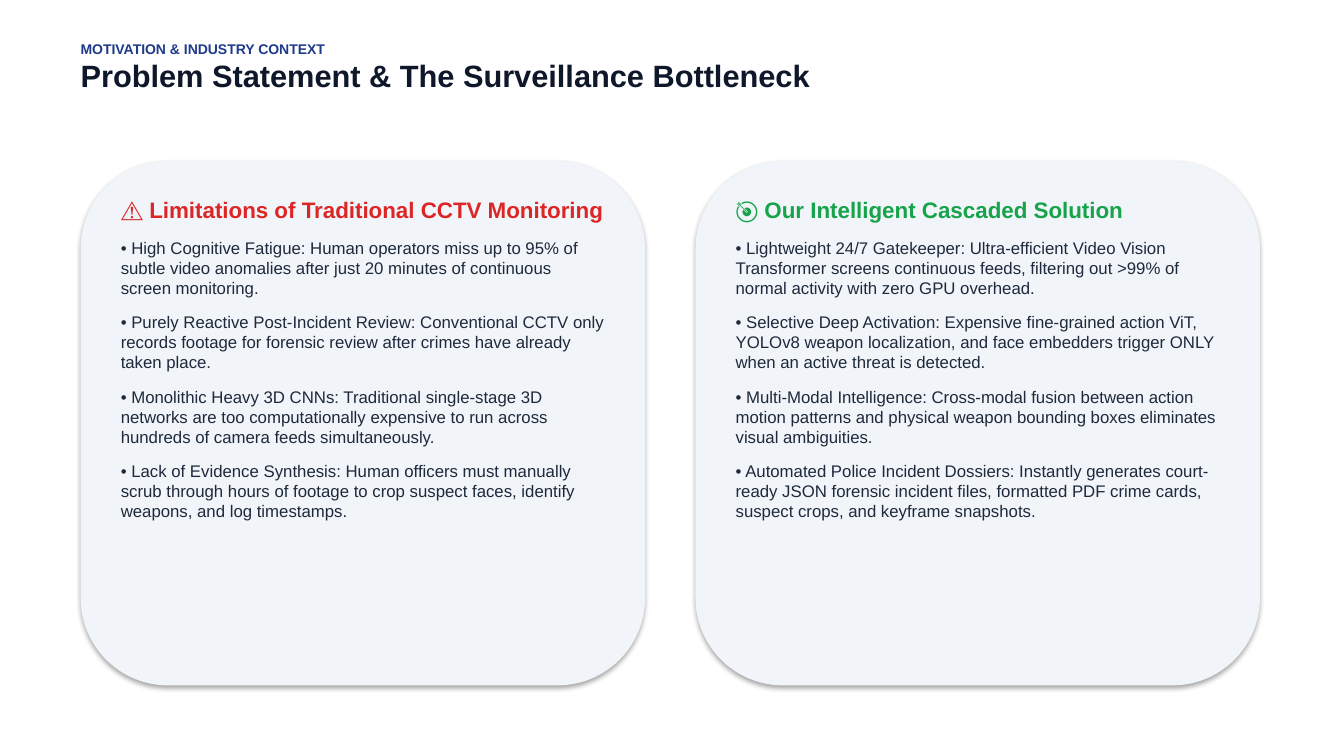
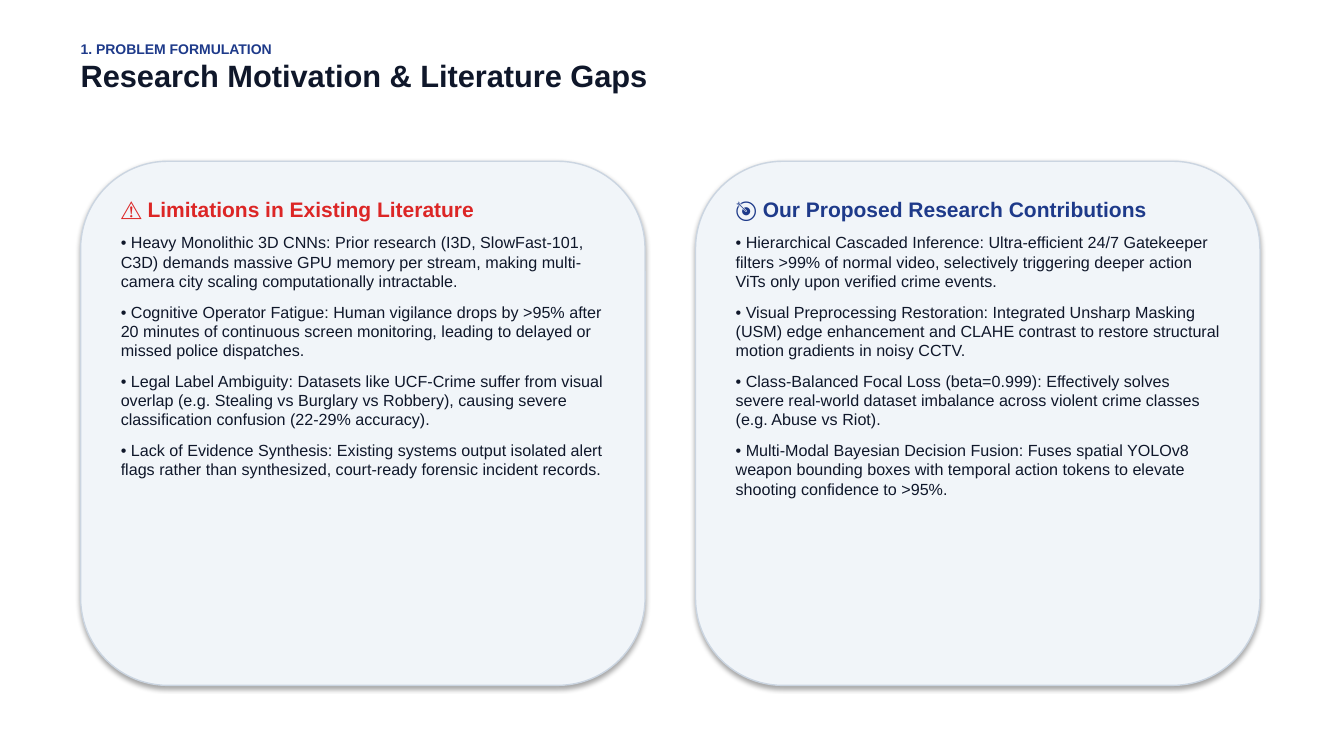
Before and after one commit to Visshu78/Realtime_Crime_detection, a slide deck: slide 2 of Crime_Detection_CCTV_Presentation.pptx. Drawn at 1344x756 pixels with LibreOffice and Linux fonts; fonts in the diff are those of the drawing. Boxes give left, top, right and bottom in pixels: in the first picture for what was removed or moved away, otherwise in the second. Text is boxed around its words. In the diff, an @@ line names an element or a change of style, - is before the commit and + after.

Commit message:
Update research presentation deck to comprehensive 14-slide faculty review format

```diff
--- a/Crime_Detection_CCTV_Presentation.pptx
+++ b/Crime_Detection_CCTV_Presentation.pptx
@@ text at [81, 44, 647, 93]: text changed @@
-MOTIVATION & INDUSTRY CONTEXT
-Problem Statement & The Surveillance Bottleneck
+1. PROBLEM FORMULATION
+Research Motivation & Literature Gaps
@@ rounded rectangle at [81, 161, 645, 686]: outline none to #CBD5E1 1 pt @@
@@ rounded rectangle at [696, 161, 1260, 686]: outline none to #CBD5E1 1 pt @@
@@ text at [121, 201, 602, 479]: text changed; size 12 to 11.5 pt; text colour #1E293B to #0F172A @@
-⚠️ Limitations of Traditional CCTV Monitoring
-• High Cognitive Fatigue: Human operators miss up to 95% of subtle video anomalies after just 20 minutes of continuous screen monitoring.
-• Purely Reactive Post-Incident Review: Conventional CCTV only records footage for forensic review after crimes have already taken place.
-• Monolithic Heavy 3D CNNs: Traditional single-stage 3D networks are too computationally expensive to run across hundreds of camera feeds simultaneously.
-• Lack of Evidence Synthesis: Human officers must manually scrub through hours of footage to crop suspect faces, identify weapons, and log timestamps.
+⚠️ Limitations in Existing Literature
+• Heavy Monolithic 3D CNNs: Prior research (I3D, SlowFast-101, C3D) demands massive GPU memory per stream, making multi-camera city scaling computationally intractable.
+• Cognitive Operator Fatigue: Human vigilance drops by >95% after 20 minutes of continuous screen monitoring, leading to delayed or missed police dispatches.
+• Legal Label Ambiguity: Datasets like UCF-Crime suffer from visual overlap (e.g. Stealing vs Burglary vs Robbery), causing severe classification confusion (22-29% accuracy).
+• Lack of Evidence Synthesis: Existing systems output isolated alert flags rather than synthesized, court-ready forensic incident records.
@@ text at [736, 201, 1219, 499]: text changed; size 12 to 11.5 pt; text colour #1E293B to #0F172A @@
-🎯 Our Intelligent Cascaded Solution
-• Lightweight 24/7 Gatekeeper: Ultra-efficient Video Vision Transformer screens continuous feeds, filtering out >99% of normal activity with zero GPU overhead.
-• Selective Deep Activation: Expensive fine-grained action ViT, YOLOv8 weapon localization, and face embedders trigger ONLY when an active threat is detected.
-• Multi-Modal Intelligence: Cross-modal fusion between action motion patterns and physical weapon bounding boxes eliminates visual ambiguities.
-• Automated Police Incident Dossiers: Instantly generates court-ready JSON forensic incident files, formatted PDF crime cards, suspect crops, and keyframe snapshots.
+🎯 Our Proposed Research Contributions
+• Hierarchical Cascaded Inference: Ultra-efficient 24/7 Gatekeeper filters >99% of normal video, selectively triggering deeper action ViTs only upon verified crime events.
+• Visual Preprocessing Restoration: Integrated Unsharp Masking (USM) edge enhancement and CLAHE contrast to restore structural motion gradients in noisy CCTV.
+• Class-Balanced Focal Loss (beta=0.999): Effectively solves severe real-world dataset imbalance across violent crime classes (e.g. Abuse vs Riot).
+• Multi-Modal Bayesian Decision Fusion: Fuses spatial YOLOv8 weapon bounding boxes with temporal action tokens to elevate shooting confidence to >95%.
```
Also in this commit, not shown: 10 other slides changed, 3 slides added, 1 slide removed, 1 other file.
